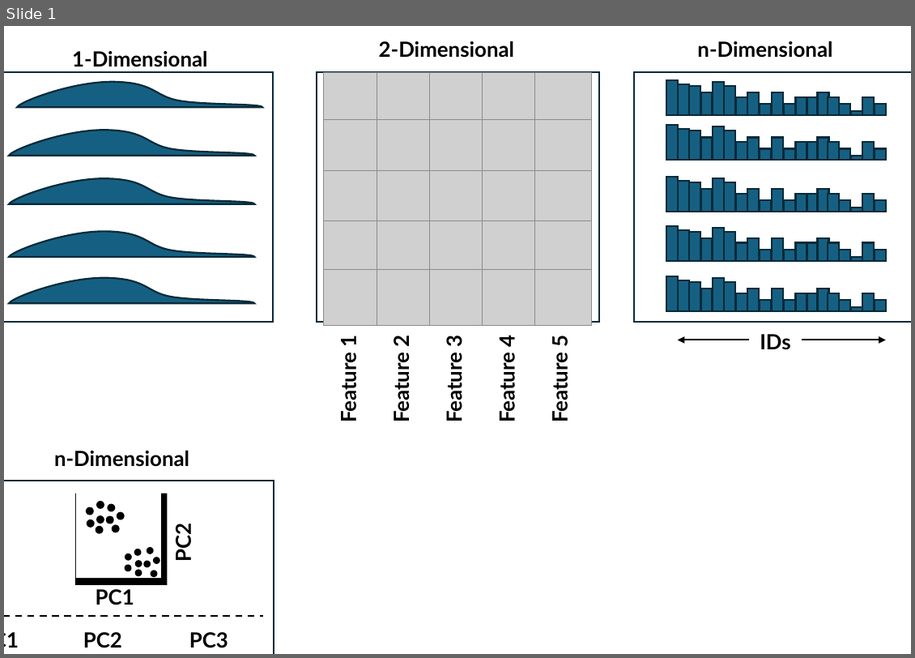
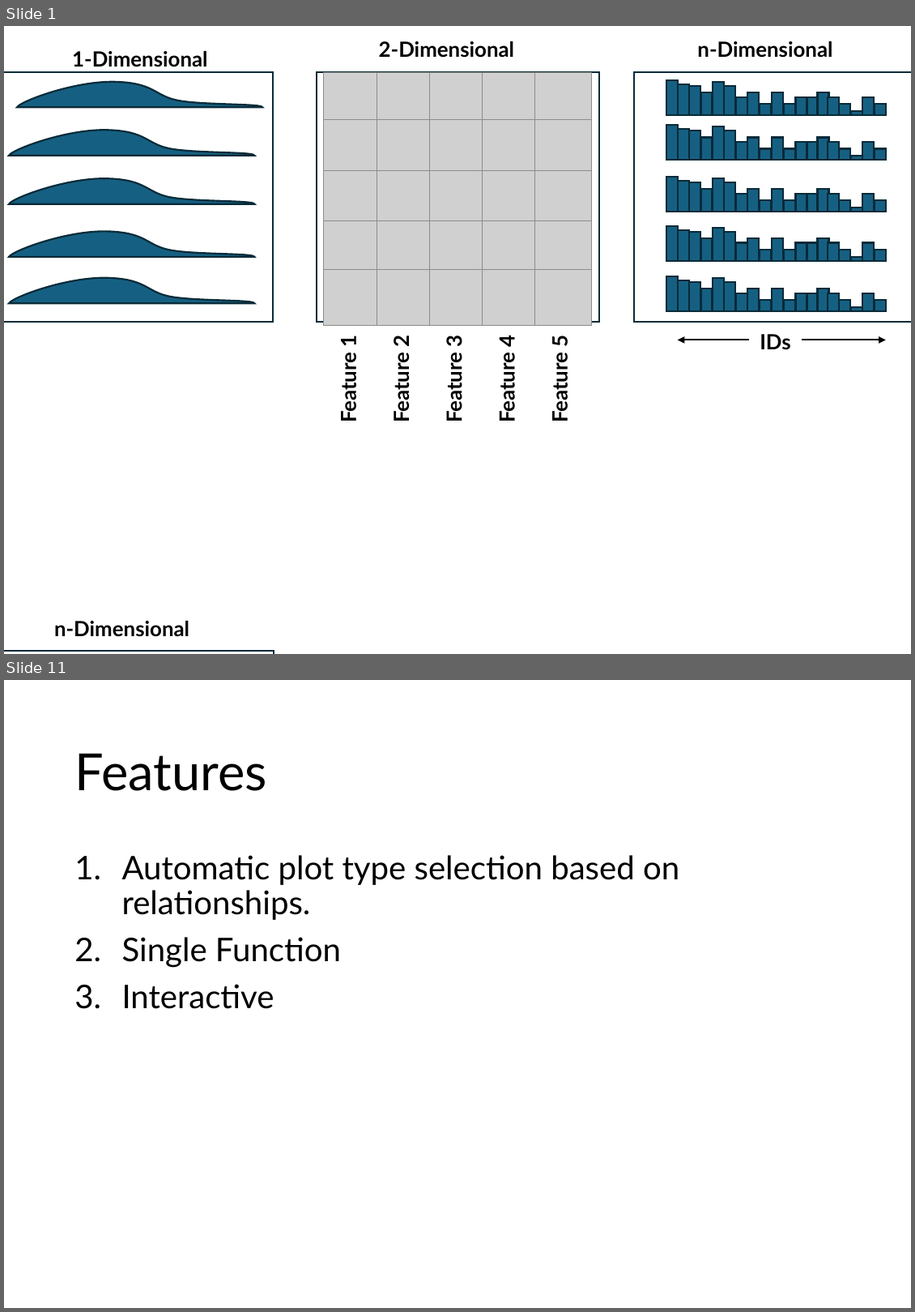
Before and after one commit to selkamand/gg1d, a slide deck: paper/figures.pptx. Shown one above the other, each under a label of ours: slide 1 before the commit, slides 1 and 11 after it; the slides between them are not shown. The pictures are 915x658 and 915x1312 pixels, drawn with LibreOffice and Linux fonts; fonts in the diff are those of the drawing; grey boxes stand for pictures. Boxes give left, top, right and bottom in pixels: in the first picture for what was removed or moved away, otherwise in the second. Text is boxed around its words. In the diff, an @@ line names an element or a change of style, - is before the commit and + after.

```diff
--- a/paper/figures.pptx
+++ b/paper/figures.pptx
@@ slide 11 added at [4,680,911,1308], background #FFFFFF @@
@@ title added at [74,753,267,791], 44 pt, text #000000 @@
+Features
@@ text added at [122,855,680,1009], 28 pt, text #000000 @@
+1. Automatic plot type selection based on relationships.
+2. Single Function
+3. Interactive
@@ slide 1 changed as well @@
@@ text "n-Dimensional": place and size @@
-text "n-Dimensional" at [54,450,189,467]
+text "n-Dimensional" at [54,620,189,637]
@@ group removed at [4,493,263,654]: 18 ellipses, 5 texts, 1 rectangle, 1 line @@
-PC2
-PC1
-PC1
-PC2
-PC3
@@ rectangle: place and size @@
-rectangle at [4,481,274,654]
+rectangle at [4,651,274,654]
```
Also in this commit, not shown: 9 other slides added, 36 other files.
